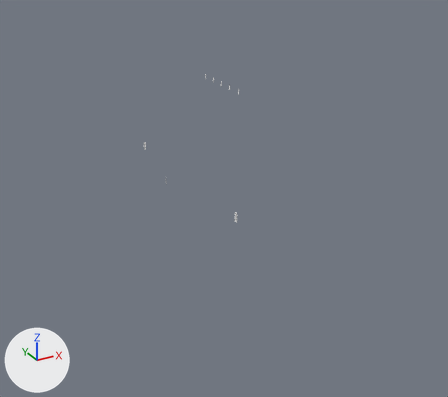
The glTF model public/worlds/dunes/hi/monoliths.glb: old version first, new version second.
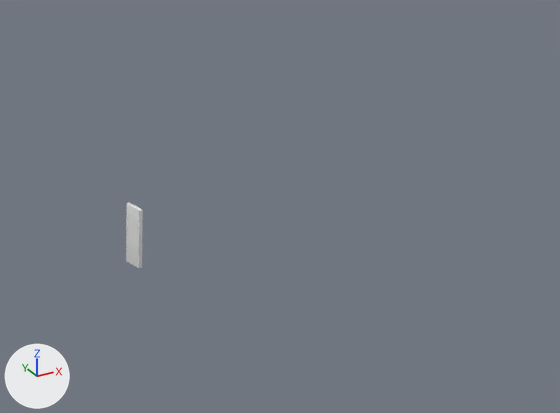
The first picture shows the older version from a 50 mm lens placed at (-533.0, -1267.0, 472.0), pointed at (30.0, -243.0, -40.0). The close-ups show the older and then the newer version on the part from 48% to 68% of the width and 45% to 62% of the height of that picture. Only the edits that show in the close-ups are written down. Arrows for +X, +Y and +Z are at lower left; the lights stay in place. Where no turn or scale is listed for an object, it has been applied to the vertices. Vertices at exactly the same position are counted once.

Script lines for the objects in view, before the commit:
```python
me_m3 = bpy.data.meshes.new('m3')
me_m3.from_pydata(...)  # 96 vertices, 188 faces; spans x -1.0..1.0, y -3.0..3.0, z -9.1..9.1
me_m3_bezel = bpy.data.meshes.new('m3_bezel')
me_m3_bezel.from_pydata(...)  # 112 vertices, 168 faces; spans x -0.01..0.01, y -0.58..0.58, z -1.0..1.0
me_m3_panel = bpy.data.meshes.new('m3_panel')
me_m3_panel.from_pydata([(0.0, -0.56, -1.0), (0.0, 0.56, -1.0), (0.0, 0.56, 1.0), (0.0, -0.56, 1.0)], [], [(0, 1, 2), (0, 2, 3)])
ob_m3 = bpy.data.objects.new('m3', me_m3)
ob_m3.location = (-43.5, -420.0, 8.0)
ob_m3_bezel = bpy.data.objects.new('m3_bezel', me_m3_bezel)
ob_m3_bezel.parent = ob_m3_root
ob_m3_bezel.location = (0.595, 0.0, 10.84)
ob_m3_bezel.scale = (4.29, 4.29, 4.29)
ob_m3_panel = bpy.data.objects.new('m3_panel', me_m3_panel)
ob_m3_panel.parent = ob_m3_root
ob_m3_panel.location = (0.587, 0.0, 10.84)
ob_m3_panel.scale = (4.16, 4.16, 4.16)
ob_m3_root = bpy.data.objects.new('m3_root', None)
ob_m3_root.location = (-43.49, -420.0, -1.062)
ob_m3_root.rotation_euler = (0.0, 0.0, -3.002)  # degrees (0, 0, -172)
```
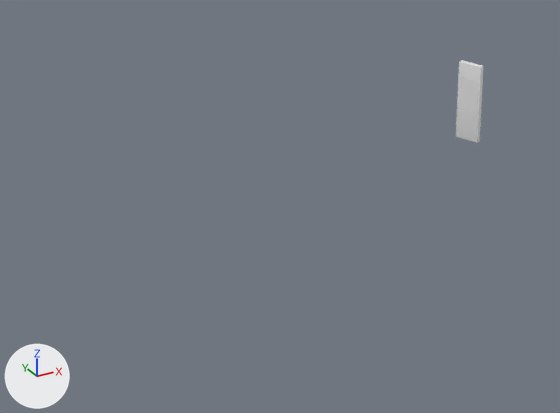
ob_m3_root is not drawn itself; it is the parent of ob_m3_band, ob_m3_bezel, ob_m3_panel.

Where the newer file only moved an object's origin or applied its transform, the numbers keep the older frame.

Pixel boxes [x1, y1, x2, y2] of what changed, in the close-ups (560 x 413 px):
'm3', reshaped (56% wider, 27% taller)
    before: [126, 203, 143, 268]
    after: [456, 60, 483, 143]
'm3_panel', moved
    before: [128, 215, 138, 247]
    after: [459, 77, 478, 113]
'm3_bezel', moved, rescaled (67% wider, 15% taller)
    before: [127, 214, 138, 246]
    after: [459, 77, 478, 114]

Edits to the bpy script that builds the scene:
```text
Change me_m3:
    used by ob_m3; location = (-43.5, -420.0, 8.0)
    remove me_m3.from_pydata(...)  # 96 vertices, 188 faces; spans x -1.0..1.0, y -3.0..3.0, z -9.1..9.1
    add me_m3.from_pydata(...)  # 96 vertices, 188 faces; spans x 126.0..130.5, y 16.3..23.7, z -5.2..19.6
    me_m3 part 1: the whole mesh is multiplied about its middle by the matrix ((1.261, -0.365, 0.0), (0.393, 1.217, 0.0), (0.0, 0.0, 1.364)), then moved by (128.2, 20.0, 7.2)
Change ob_m3_root:
    ob_m3_root.location: (-43.49, -420.0, -1.062) -> (84.74, -400.0, 2.855)
Change ob_m3_bezel:
    ob_m3_bezel.scale: (4.29, 4.29, 4.29) -> (5.4, 5.4, 5.4)
Change ob_m3_panel:
    ob_m3_panel.location: (0.587, 0.0, 10.84) -> (0.762, 0.0, 14.68)
```
